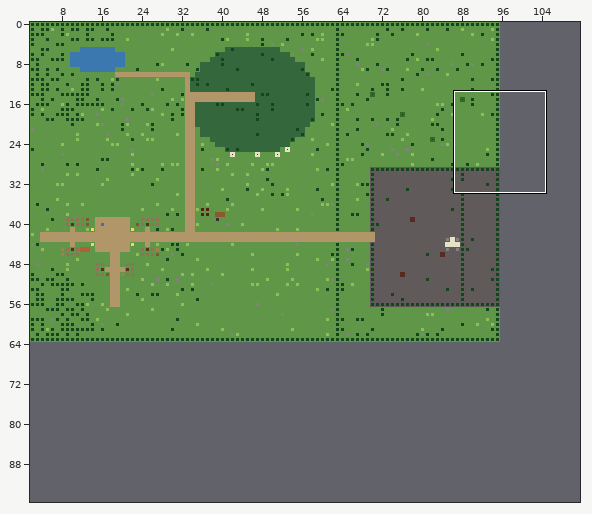
An edit to a level. Tiled map (JSON), maps/region.tmj. The first picture is a wide view before the edit; the outline marks the close-up.
Close-up. Old version:
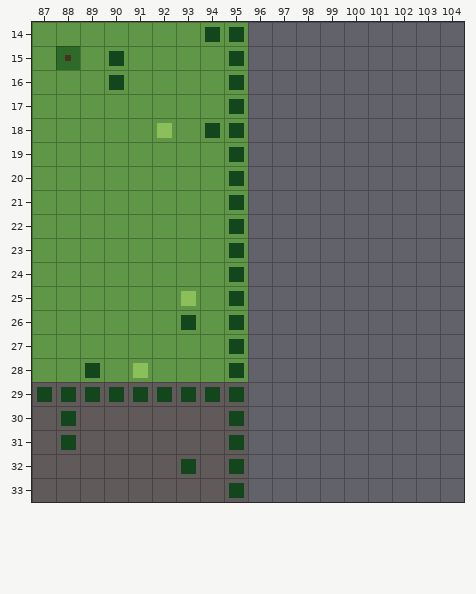
Cells are 16x16 px. Shown: x 87..104, y 14..33. The commit also changed other parts of the map, which this record leaves out. The old version is drawn lined up with the new one.
The same view after the edit:
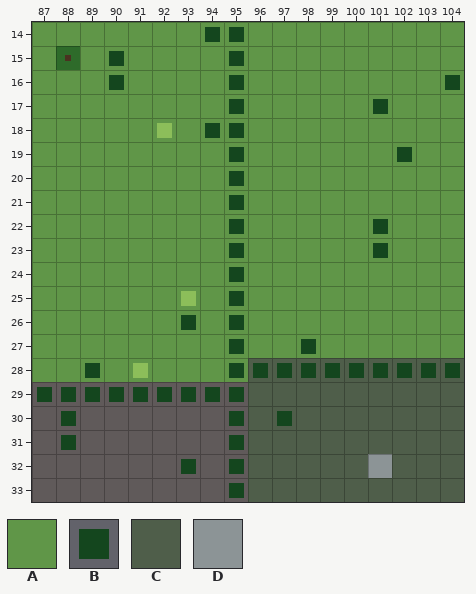
Key: from "region": A 0, B 4, C 30, D 33.
_ is an empty cell, . an unchanged one.
Edits made:
map size 96x64 -> 128x96 cells
--- layer "ground"
@@ x 96..104 @@
-14 _________
-15 _________
-16 _________
-17 _________
-18 _________
-19 _________
-20 _________
-21 _________
-22 _________
-23 _________
-24 _________
-25 _________
-26 _________
-27 _________
-28 _________
-29 _________
-30 _________
-31 _________
-32 _____.___
-33 _________
+14 AAAAAAAAA
+15 AAAAAAAAA
+16 AAAAAAAAA
+17 AAAAAAAAA
+18 AAAAAAAAA
+19 AAAAAAAAA
+20 AAAAAAAAA
+21 AAAAAAAAA
+22 AAAAAAAAA
+23 AAAAAAAAA
+24 AAAAAAAAA
+25 AAAAAAAAA
+26 AAAAAAAAA
+27 AAAAAAAAA
+28 CCCCCCCCC
+29 CCCCCCCCC
+30 CCCCCCCCC
+31 CCCCCCCCC
+32 CCCCC.CCC
+33 CCCCCCCCC
--- layer "features"
@@ x 101..104 @@
-16 ..._
-17 _...
+16 ...B
+17 B...
@@ x 102..102 @@
-19 _
+19 B
@@ x 101..101 @@
-22 _
-23 _
+22 B
+23 B
@@ x 96..104 @@
-27 .._......
-28 _________
+27 ..B......
+28 BBBBBBBBB
@@ x 97..97 @@
-30 _
+30 B
@@ x 101..101 @@
-32 _
+32 D
